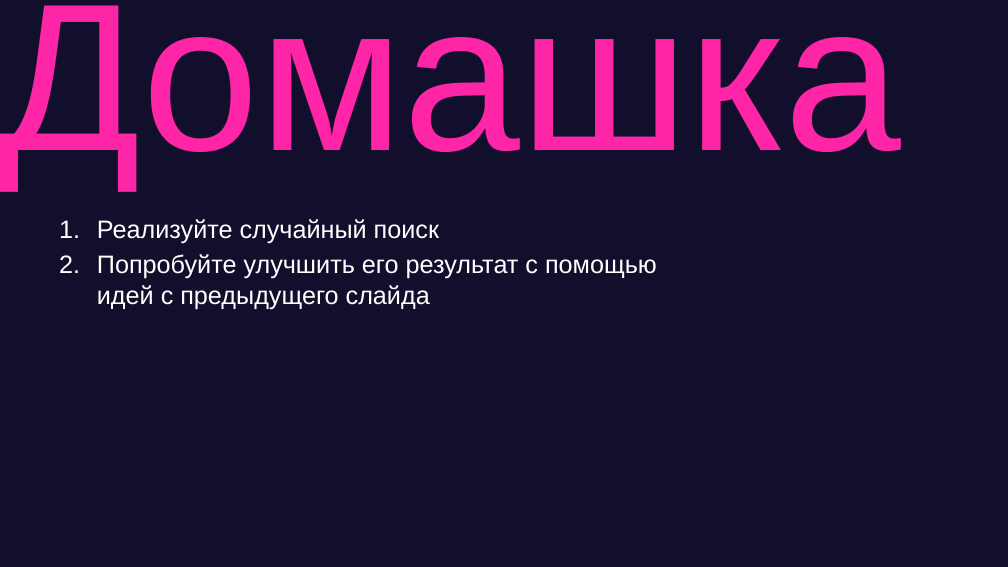
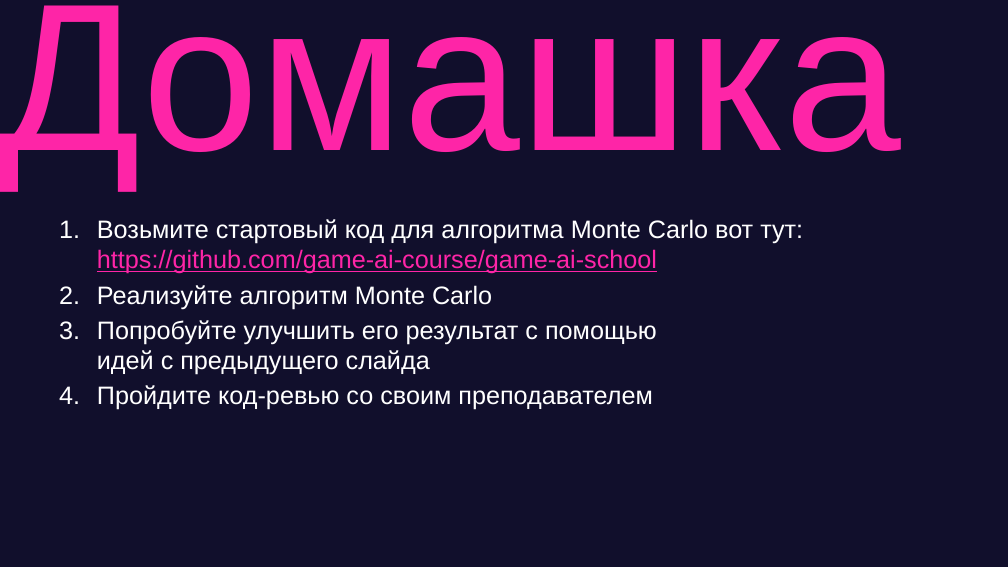
Before and after one commit to game-ai-course/game-ai-school, a slide deck: slide 22 of day1-montecarlo.pptx. Drawn at 1008x567 pixels with LibreOffice and Linux fonts; fonts in the diff are those of the drawing. Boxes give left, top, right and bottom in pixels: in the first picture for what was removed or moved away, otherwise in the second. Text is boxed around its words. In the diff, an @@ line names an element or a change of style, - is before the commit and + after.

```diff
--- a/day1-montecarlo.pptx
+++ b/day1-montecarlo.pptx
@@ text at box(97, 219, 803, 309): text changed @@
-1. Реализуйте случайный поиск
+1. Возьмите стартовый код для алгоритма Monte Carlo вот тут:
+   https://github.com/game-ai-course/game-ai-school
+2. Реализуйте алгоритм Monte Carlo
@@ text at box(97, 385, 653, 410): paragraph added @@
+4. Пройдите код-ревью со своим преподавателем
```
Also in this commit, not shown: 7 other slides changed, 1 slide added.
